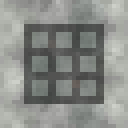
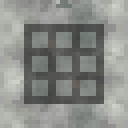
Layers edited between the first and the second 128px x 128px image:
painted on "Pasted Layer" over (x1=56, y1=0, x2=72, y2=8)
added layer "Pasted Layer #1" (25%) above "Background" over (x1=56, y1=0, x2=72, y2=8)
